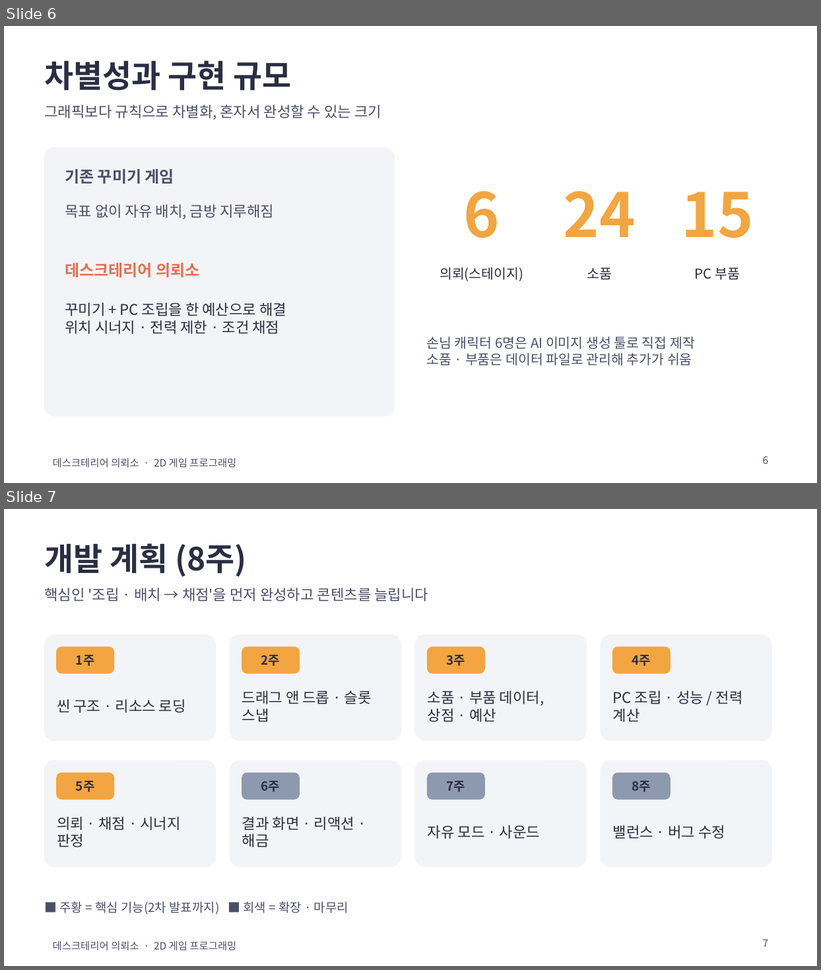
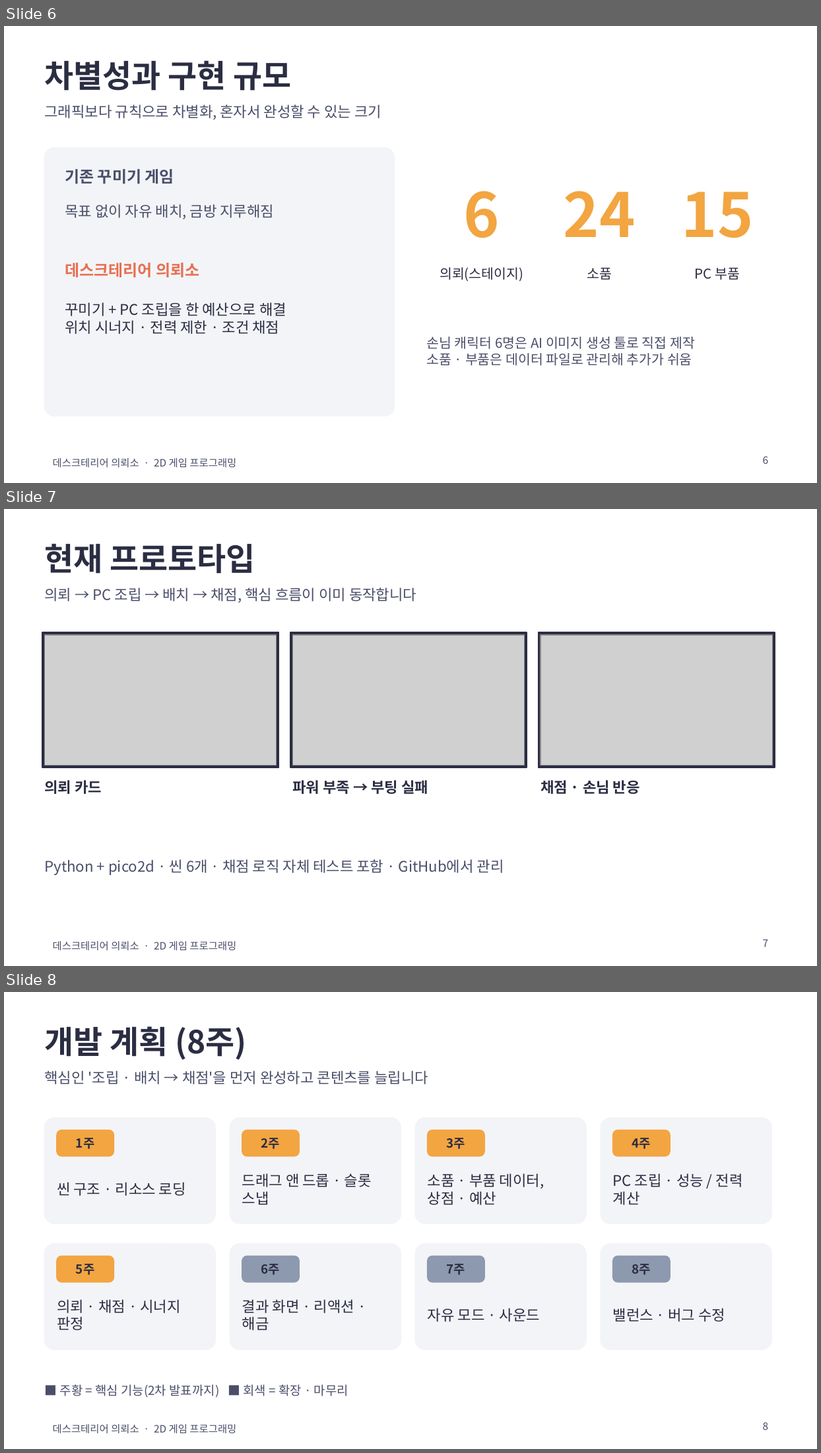
Before and after one commit to gladinoo/2DGAMEPROJECT, a slide deck: docs/데스크테리어의뢰소_발표.pptx. Shown one above the other, each under a label of ours: slides 6 and 7 before the commit, slides 6, 7 and 8 after it. The pictures are 821x970 and 821x1453 pixels, drawn with LibreOffice and Linux fonts; fonts in the diff are those of the drawing; grey boxes stand for pictures. Boxes give left, top, right and bottom in pixels: in the first picture for what was removed or moved away, otherwise in the second. Text is boxed around its words. In the diff, an @@ line names an element or a change of style, - is before the commit and + after.

```diff
--- a/docs/데스크테리어의뢰소_발표.pptx
+++ b/docs/데스크테리어의뢰소_발표.pptx
@@ slide 7 added at box(4, 509, 817, 966), background #FFFFFF; not listed: 1 template element that a slide beside it also shows @@
@@ text added at box(45, 543, 255, 574), 28 pt, text #2B2D42, bold @@
+현재 프로토타입
@@ text added at box(45, 588, 416, 603), 13 pt, text #4A4E69 @@
+의뢰 → PC 조립 → 배치 → 채점, 핵심 흐름이 이미 동작합니다
@@ rectangle added at box(42, 632, 279, 768), fill #2B2D42, outline #2B2D42 1 pt @@
@@ picture added at box(45, 635, 277, 765) @@
@@ rectangle added at box(290, 632, 527, 768), fill #2B2D42, outline #2B2D42 1 pt @@
@@ picture added at box(292, 635, 524, 765) @@
@@ rectangle added at box(538, 632, 775, 768), fill #2B2D42, outline #2B2D42 1 pt @@
@@ picture added at box(541, 635, 772, 765) @@
@@ text added at box(45, 780, 102, 794), 13 pt, text #2B2D42, bold @@
+의뢰 카드
@@ text added at box(292, 780, 428, 794), 13 pt, text #2B2D42, bold @@
+파워 부족 → 부팅 실패
@@ text added at box(541, 780, 640, 794), 13 pt, text #2B2D42, bold @@
+채점 · 손님 반응
@@ text added at box(45, 859, 504, 875), 13 pt, text #4A4E69 @@
+Python + pico2d · 씬 6개 · 채점 로직 자체 테스트 포함 · GitHub에서 관리
@@ page number added at box(763, 939, 769, 947), 9 pt, text #4A4E69 @@
+7
@@ what was slide 7 is now slide 8 @@
@@ page number at box(763, 1422, 769, 1430): text changed @@
-7
+8
```
Also in this commit, not shown: 2 slides changed, 1 other slide added, 1 slide removed, 6 other files.
